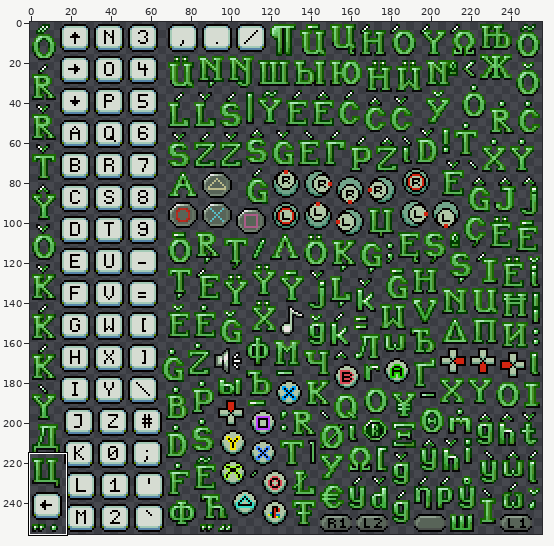
Two versions of one sprite sheet, src/Resources/TR2/Font/alpha_sprites_01.png. Above: a wide view before the commit, with the close-up outlined.
Close-up. Old version:
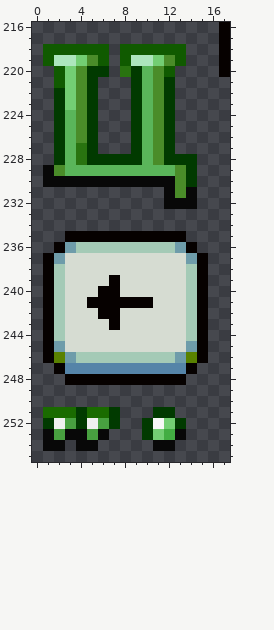
The file is 256x256 pixels. Colours within 5 levels of each other are drawn and written as one. Shown: x 0..17, y 216..255. The commit also changed other parts of the picture, which this record leaves out.
New version:
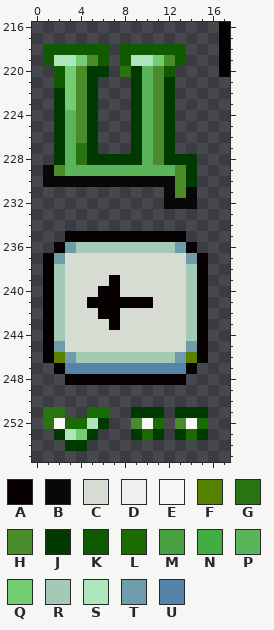
Palette (. is transparent): A #060100  B #080808  C #d6dcd2  D #f0f0f0  E #f7f7f7  F #598100  G #297310  H #4a8c29  J #013a00  K #105a00  L #1a6b00  M #48a040  N #42ad42  P #5ab55a  Q #73ce73  R #a4cab6  S #ade6bd  T #6e9caa  U #5584a8
The edit:
@@ x 0..17 @@
 250 ..................
-251 .LLLJLLJ...JJ.....
-252 .JDMJDMJ..JEQJ....
-253 .BMBBMB...JQNB....
-254 .BB.BB.....BB.....
+251 .GG..LL..JJJ.JJJ..
+252 .GELLSJ..HEL.HEL..
+253 ..JSQJ...JLJ.JLJ..
+254 ...JJ.............
 255 ..................
Pixel boxes of the changes (left, top, right, bottom) in both close-ups:
changed: (43, 407, 208, 451)
